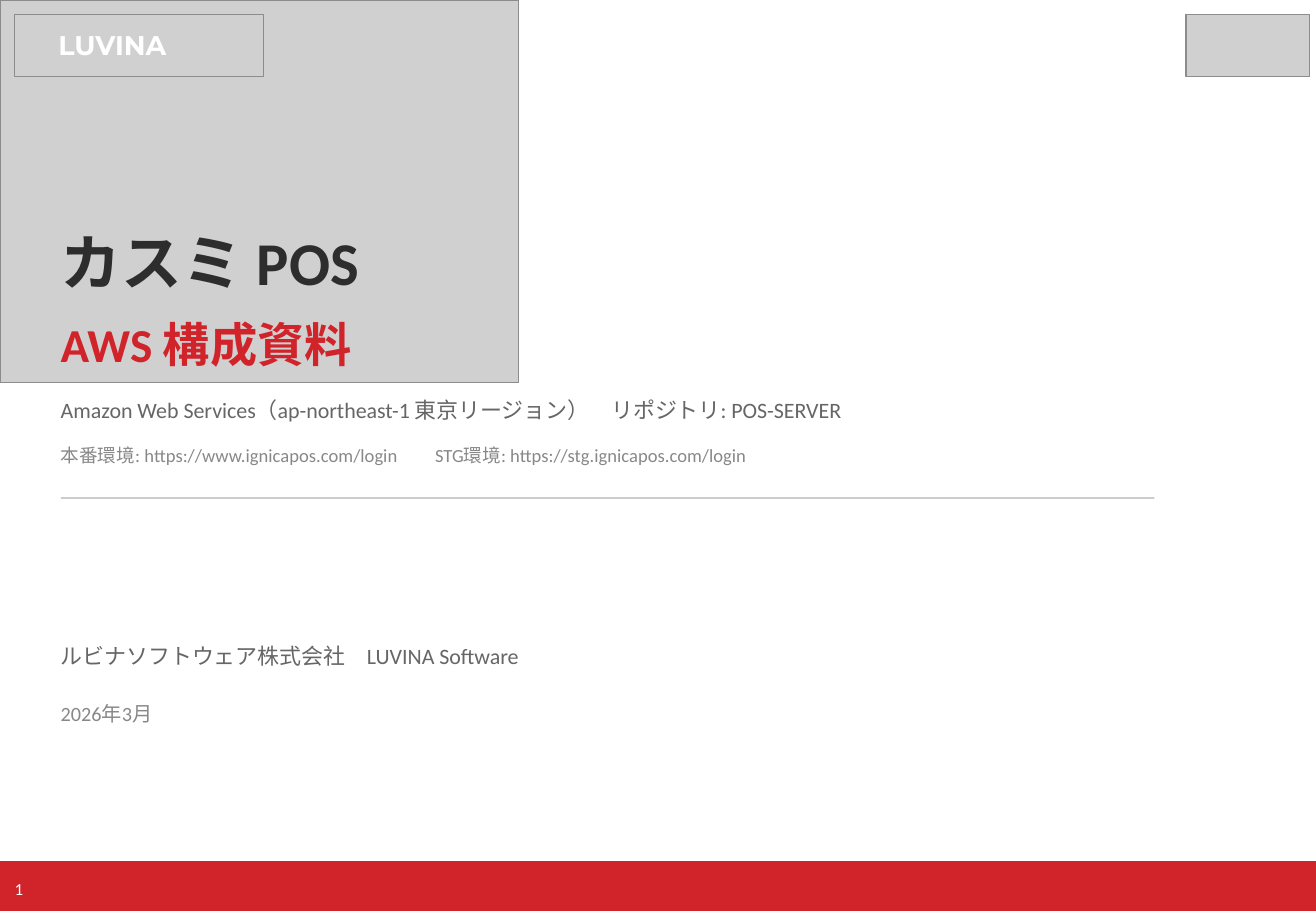
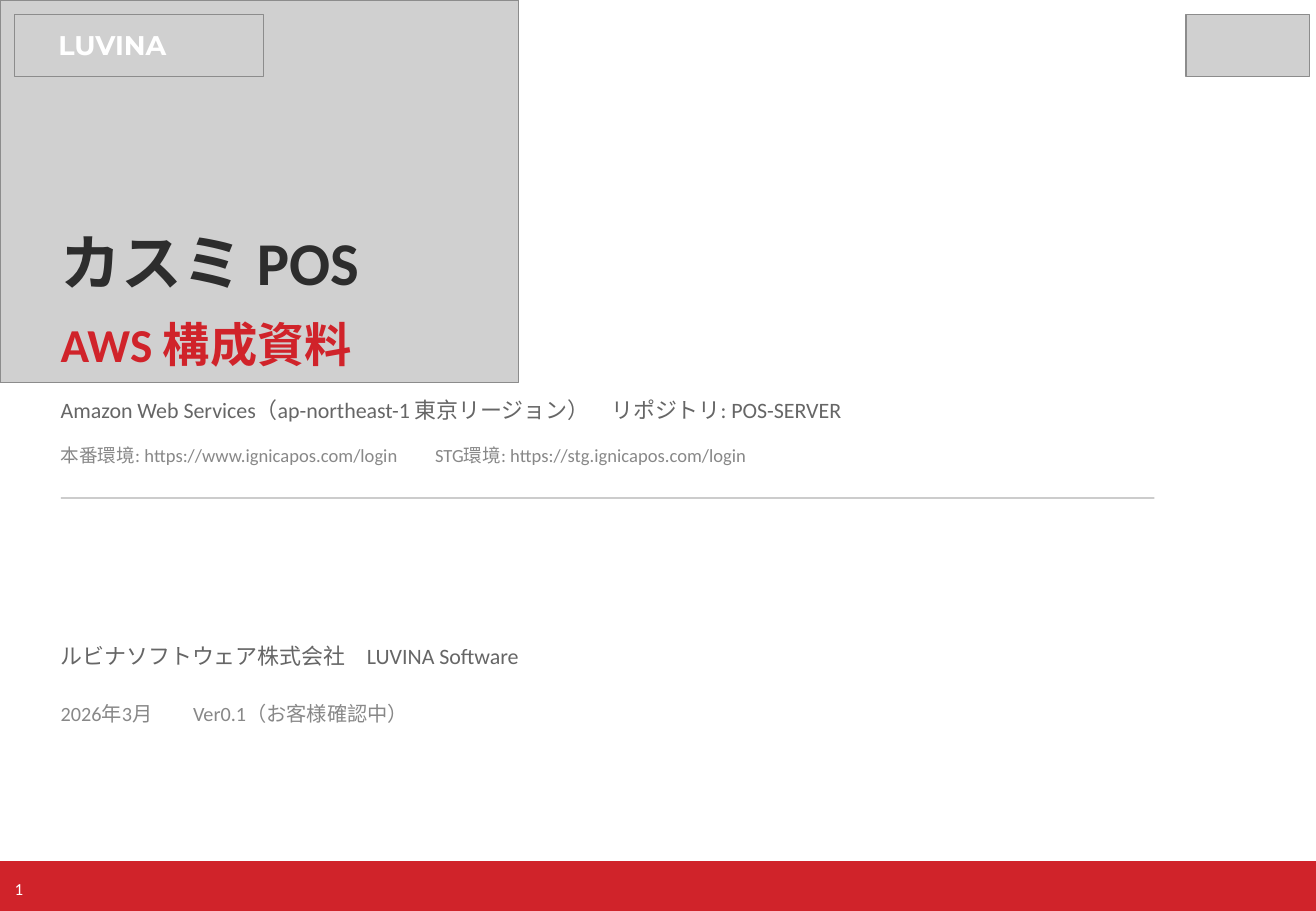
Before and after one commit to kiyoharakadutoshi/kasumi_pos-server_aws, a slide deck: slide 1 of 40_AWS/01_構成資料/カスミPOS_AWS構成資料.pptx. Drawn at 1316x911 pixels with LibreOffice and Linux fonts; fonts in the diff are those of the drawing; grey boxes stand for pictures. Boxes give left, top, right and bottom in pixels: in the first picture for what was removed or moved away, otherwise in the second. Text is boxed around its words. In the diff, an @@ line names an element or a change of style, - is before the commit and + after.

```diff
--- a/40_AWS/01_構成資料/カスミPOS_AWS構成資料.pptx
+++ b/40_AWS/01_構成資料/カスミPOS_AWS構成資料.pptx
@@ text at [61,704,408,723]: text changed @@
-2026年3月
+2026年3月 Ver0.1（お客様確認中）
```
